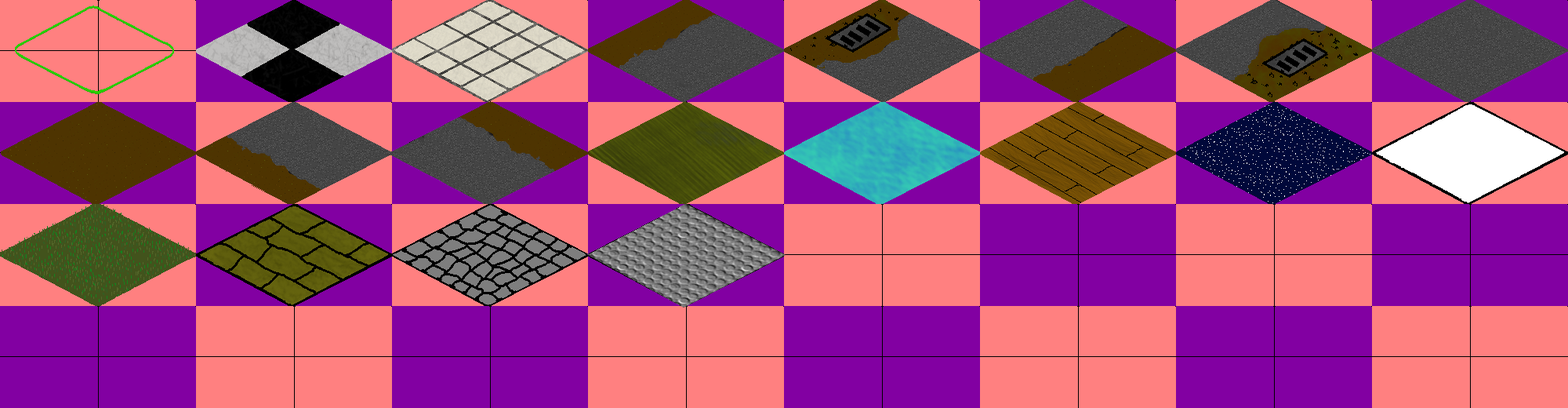
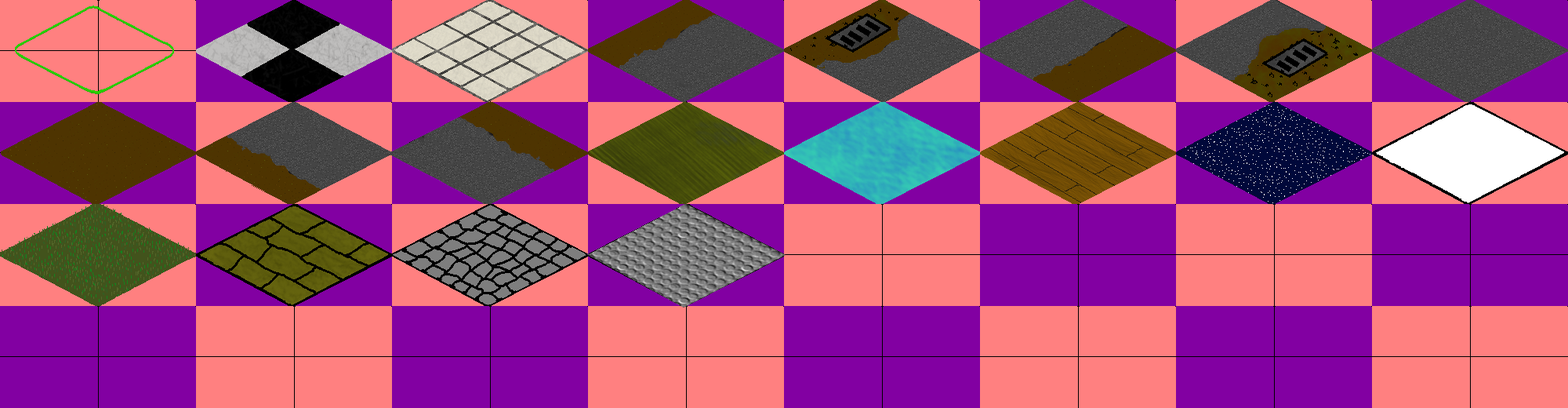
Comparing the layer stacks of the two w=1568, h=408 images. Changes:
painted on "tiles250x129.png" over (989, 107, 1167, 204)
